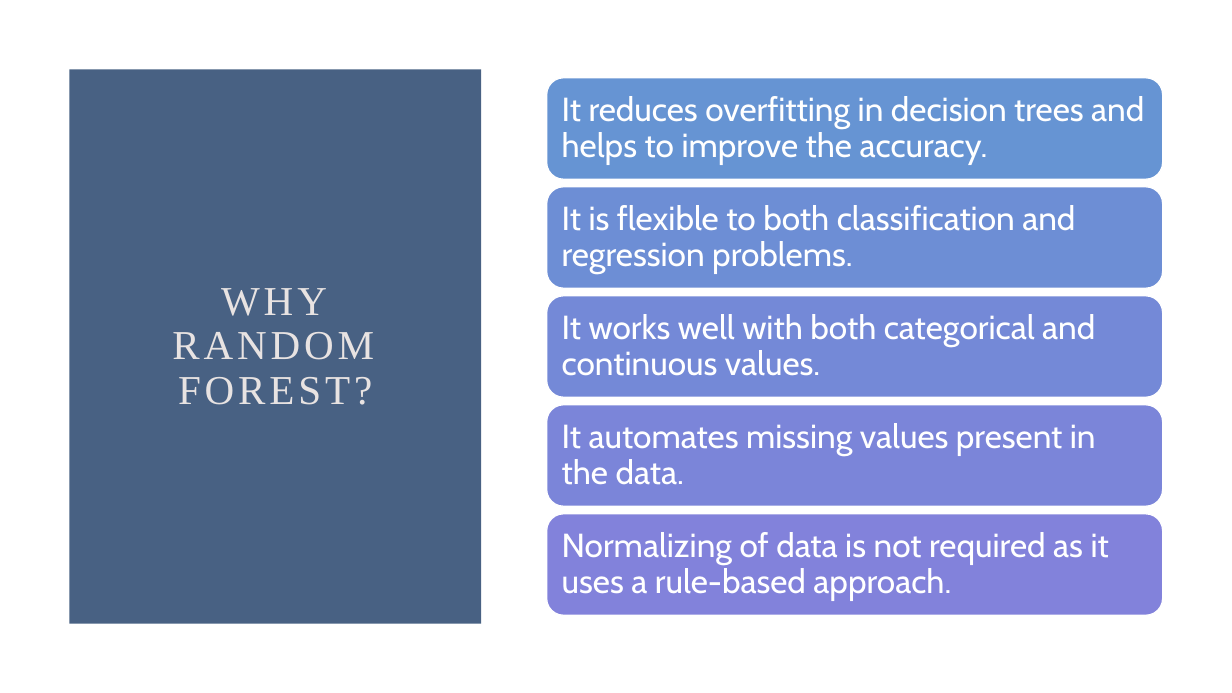
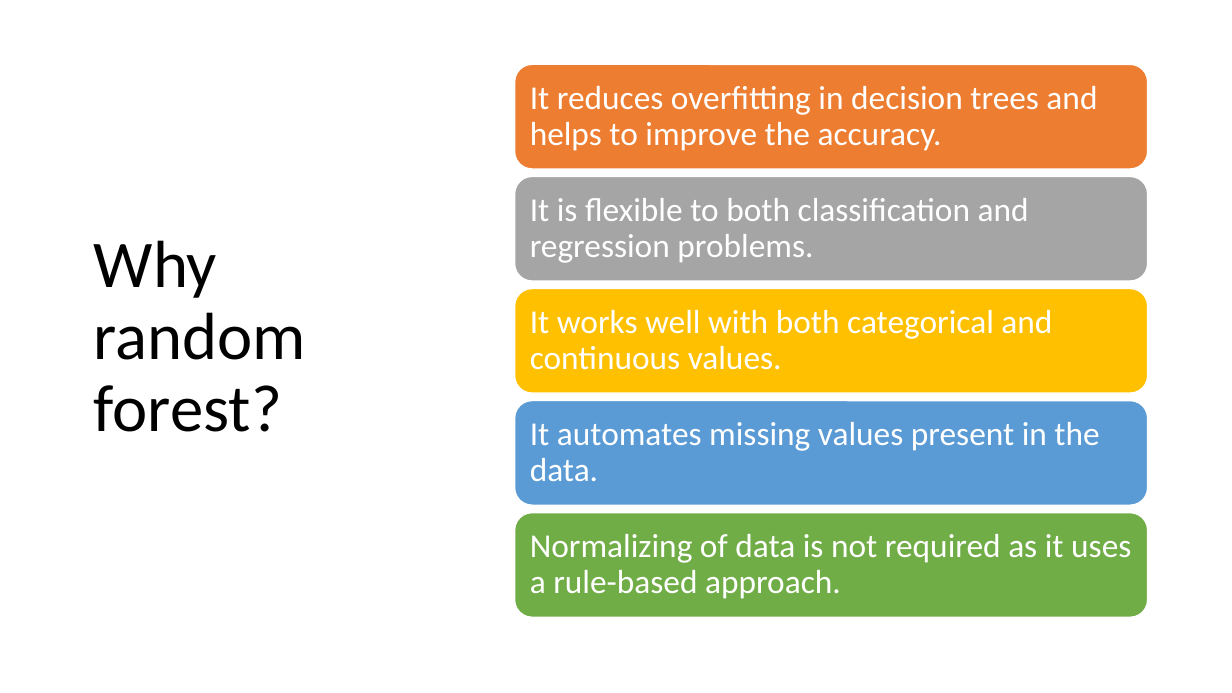
Before and after one commit to dsaulsb1/Fraud-Project, a slide deck: slide 15 of FraudProject2021.pptx. Drawn at 1232x693 pixels with LibreOffice and Linux fonts; fonts in the diff are those of the drawing. Boxes give left, top, right and bottom in pixels: in the first picture for what was removed or moved away, otherwise in the second. Text is boxed around its words. In the diff, an @@ line names an element or a change of style, - is before the commit and + after.

```diff
--- a/FraudProject2021.pptx
+++ b/FraudProject2021.pptx
@@ rectangle removed at (x1=69, y1=69, x2=482, y2=624) @@
@@ rounded rectangle resized from (x1=547, y1=78, x2=1164, y2=179) to (x1=515, y1=65, x2=1148, y2=169) @@
@@ rounded rectangle at (x1=515, y1=65, x2=1148, y2=169): fill #6694D3 to #ED7D31 @@
@@ font Cabin to Calibri in 5 elements at (x1=530, y1=534, x2=1131, y2=599), (x1=530, y1=422, x2=1099, y2=481), (x1=530, y1=310, x2=1052, y2=370), (x1=530, y1=198, x2=1029, y2=263), (x1=530, y1=86, x2=1097, y2=151) @@
@@ text "It reduces overfitting in decision ..." moved from (x1=562, y1=96, x2=1144, y2=165) to (x1=530, y1=86, x2=1097, y2=151) @@
@@ rounded rectangle resized from (x1=547, y1=187, x2=1164, y2=288) to (x1=515, y1=177, x2=1148, y2=281) @@
@@ rounded rectangle at (x1=515, y1=177, x2=1148, y2=281): fill #6D8ED5 to #A5A5A5 @@
@@ text "It is flexible to both ..." moved from (x1=562, y1=205, x2=1075, y2=274) to (x1=530, y1=198, x2=1029, y2=263) @@
@@ title at (x1=94, y1=240, x2=306, y2=432): text changed; size 32 to 52 pt; font Times New Roman to Calibri; text colour #E8E3E2 to #000000 @@
-WHY RANDOM FOREST?
+Why random forest?
@@ rounded rectangle resized from (x1=547, y1=296, x2=1164, y2=397) to (x1=515, y1=288, x2=1148, y2=393) @@
@@ rounded rectangle at (x1=515, y1=288, x2=1148, y2=393): fill #7489D7 to #FFC000 @@
@@ text "It works well with both ..." moved from (x1=562, y1=314, x2=1095, y2=376) to (x1=530, y1=310, x2=1052, y2=370) @@
@@ rounded rectangle resized from (x1=547, y1=405, x2=1164, y2=506) to (x1=515, y1=401, x2=1148, y2=506) @@
@@ rounded rectangle at (x1=515, y1=401, x2=1148, y2=506): fill #7B85D9 to #5B9BD5 @@
@@ text "It automates missing values present ..." moved from (x1=562, y1=423, x2=1096, y2=485) to (x1=530, y1=422, x2=1099, y2=481) @@
@@ rounded rectangle resized from (x1=547, y1=514, x2=1164, y2=616) to (x1=515, y1=513, x2=1148, y2=617) @@
@@ rounded rectangle at (x1=515, y1=513, x2=1148, y2=617): fill #8282DB to #70AD47 @@
@@ text "Normalizing of data is not ..." moved from (x1=562, y1=532, x2=1109, y2=601) to (x1=530, y1=534, x2=1131, y2=599) @@
```
Also in this commit, not shown: 47 other slides changed, 1 slide added, 2 slides removed.
